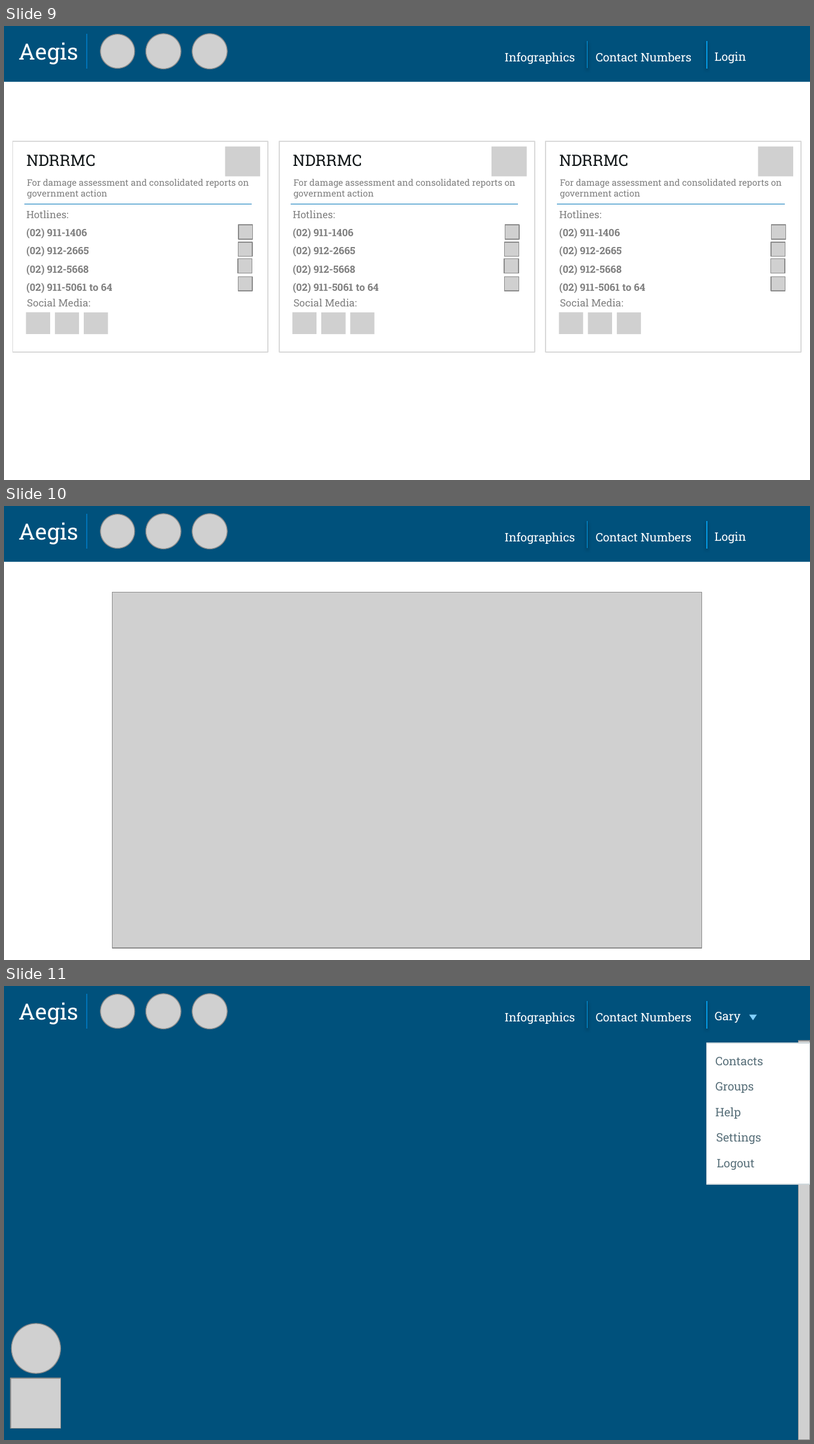
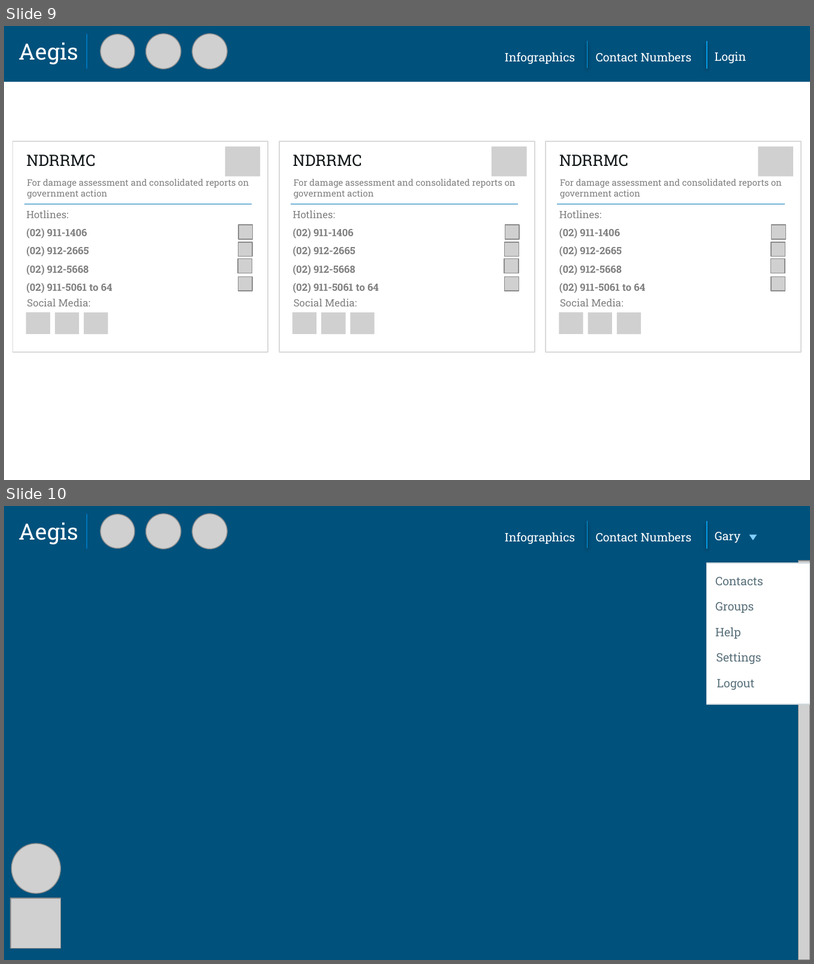
Before and after one commit to knfa28/COMET-Aegis, a slide deck: Aegis - Screen Mockups.pptx. Shown one above the other, each under a label of ours: slides 9, 10 and 11 before the commit, slides 9 and 10 after it. The pictures are 814x1444 and 814x964 pixels, drawn with LibreOffice and Linux fonts; fonts in the diff are those of the drawing; grey boxes stand for pictures; background and template pictures are left out. Boxes give left, top, right and bottom in pixels: in the first picture for what was removed or moved away, otherwise in the second. Text is boxed around its words. In the diff, an @@ line names an element or a change of style, - is before the commit and + after.

```diff
--- a/Aegis - Screen Mockups.pptx
+++ b/Aegis - Screen Mockups.pptx
@@ slide 10 removed at [4, 506, 810, 960], background #00517C @@
@@ text removed at [18, 522, 78, 544] @@
-Aegis
@@ line removed from (87, 513) to (87, 549) @@
@@ picture removed at [101, 514, 135, 548] @@
@@ picture removed at [146, 514, 182, 550] @@
@@ picture removed at [192, 514, 227, 550] @@
@@ line removed from (588, 522) to (588, 548) @@
@@ line removed from (707, 522) to (707, 549) @@
@@ text removed at [505, 532, 575, 544] @@
-Infographics
@@ text removed at [596, 532, 692, 542] @@
-Contact Numbers
@@ text removed at [715, 532, 747, 543] @@
-Login
@@ rectangle removed at [4, 562, 810, 959] @@
@@ picture removed at [112, 592, 702, 948] @@
@@ what was slide 11 is now slide 10 @@
```
Also in this commit, not shown: 5 other files.
